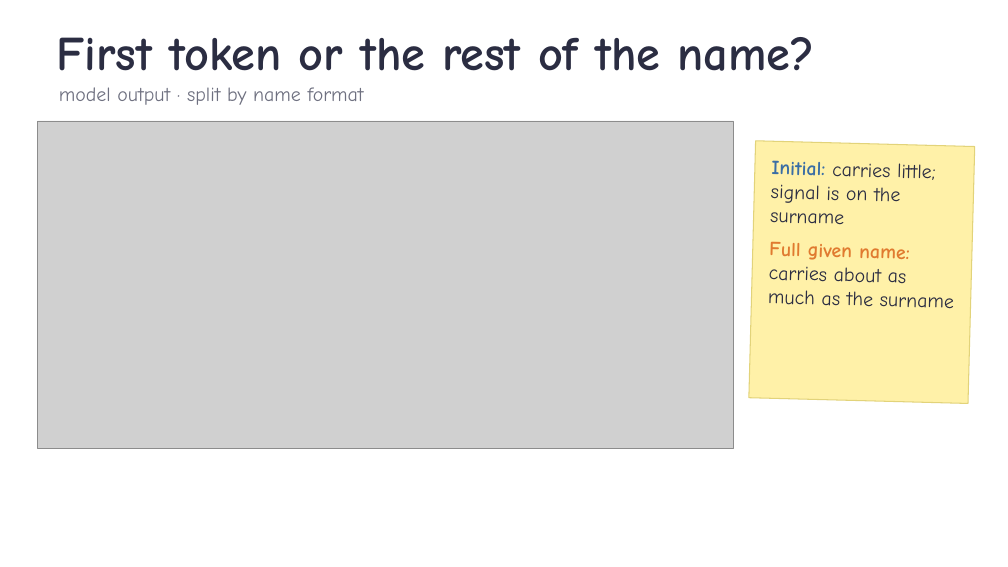
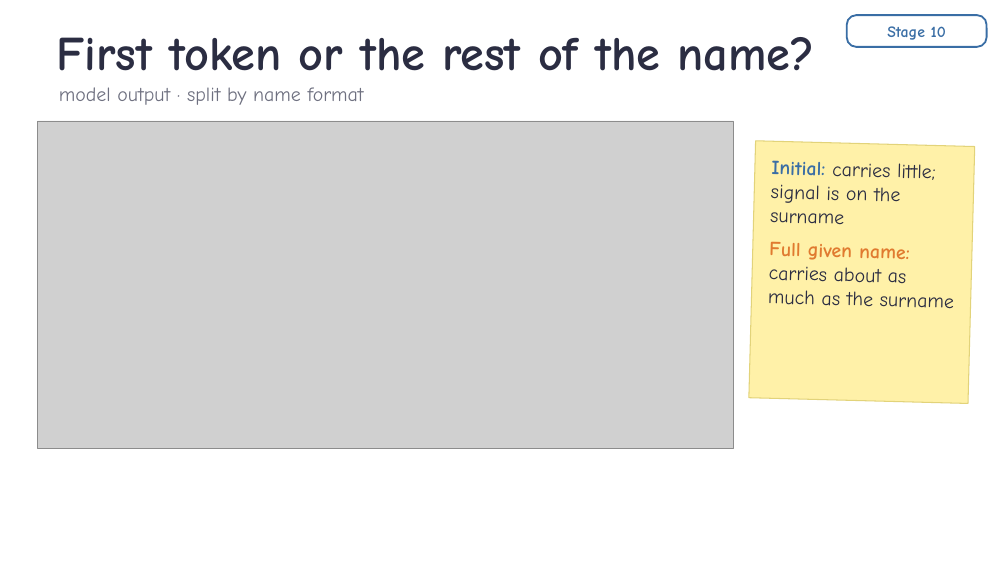
Before and after one commit to ZhiQ1/jlens-authorship-recall, a slide deck: slide 23 of experiment_files/351_stage10/reports/talk/Stage10_author_readout_talk.pptx. Drawn at 1008x567 pixels with LibreOffice and Linux fonts; fonts in the diff are those of the drawing; grey boxes stand for pictures; background and template pictures are left out. Boxes give left, top, right and bottom in pixels: in the first picture for what was removed or moved away, otherwise in the second. Text is boxed around its words. In the diff, an @@ line names an element or a change of style, - is before the commit and + after.

Commit message:
Stage labels everywhere: STAGES.md overview, per-stage READMEs, [Stage X] tags in report and talk; R0-only sensitivity (Stage 10 + 11)

```diff
--- a/experiment_files/351_stage10/reports/talk/Stage10_author_readout_talk.pptx
+++ b/experiment_files/351_stage10/reports/talk/Stage10_author_readout_talk.pptx
@@ rounded rectangle added at <box>847,15,987,47</box>, fill #FFFFFF, outline #3A6EA5 1.75 pt, 15 pt, text #3A6EA5, bold @@
+Stage 10
```
Also in this commit, not shown: 21 other slides changed, 36 other files.
